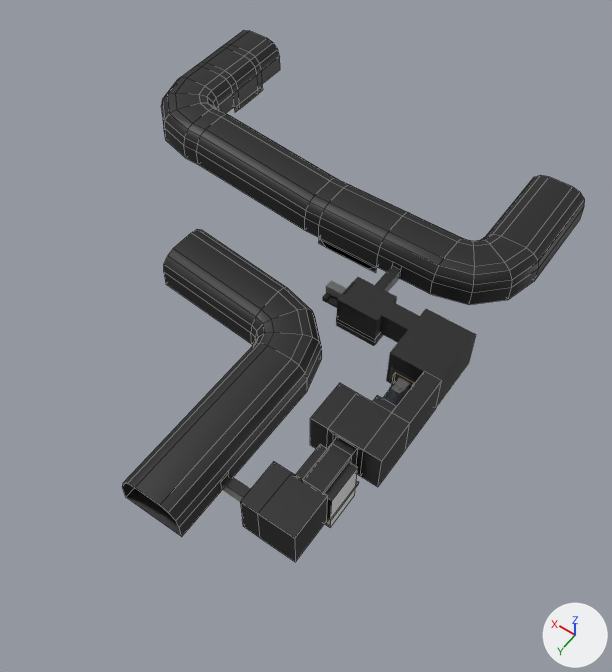
Renders of the Blender file Assets/World/C11L3/raw/C11L3.blend from each side of a commit.
Before and after are seen from a 50 mm camera at (-129.0, 158.6, 137.8) aimed at (-62.6, 65.7, -8.2). The axes (+X, +Y, +Z) are drawn at lower right. The lights are the same throughout. Mesh edges are drawn as thin lines on the coarser meshes.

Script lines for the objects in view, before the commit:
```python
me_plane_005 = bpy.data.meshes.new('Plane.005')
me_plane_005.from_pydata(...)  # 164 vertices, 142 faces; spans x -5.0..17.0, y -10.0..24.0, z -5.0..5.0
me_plane_005.polygons.foreach_set('use_smooth', [True] * 142)
# faces by material slot: [68, 74]
me_plane_005.materials.append(mat_uv_concrete)
me_plane_005.materials.append(mat_uv_metal)  # picture img_tx_metal_png_001
me_plane_014 = bpy.data.meshes.new('Plane.014')
me_plane_014.from_pydata(...)  # 106 vertices, 94 faces; spans x 0.0..43.5, y -14.0..2.0, z -5.5..10.0
me_plane_014.polygons.foreach_set('use_smooth', [True] * 94)
me_plane_014.materials.append(mat_uv_concrete)
me_plane_021 = bpy.data.meshes.new('Plane.021')
me_plane_021.from_pydata(...)  # 66 vertices, 53 faces; spans x -7.0..34.0, y -57.0..0.0, z 0.0..12.1
me_plane_021.polygons.foreach_set('use_smooth', [True] * 53)
me_plane_021.materials.append(mat_uv_concrete)
ob_section3 = bpy.data.objects.new('Section3', me_plane_005)
ob_section3.location = (-71.0, 51.0, -4.0)
ob_section3.rotation_euler = (0.0, 0.0, 1.571)  # degrees (0, 0, 90)
ob_section4 = bpy.data.objects.new('Section4', me_plane_014)
ob_section4.location = (-93.0, 65.2, -9.0)
ob_section4.rotation_euler = (0.0, 0.0, 1.571)  # degrees (0, 0, 90)
ob_section6 = bpy.data.objects.new('Section6', me_plane_021)
ob_section6.location = (-64.0, 117.0, -9.0)
# also in view: 'Section1' at (-45.0, 21.5, 1.0)
```
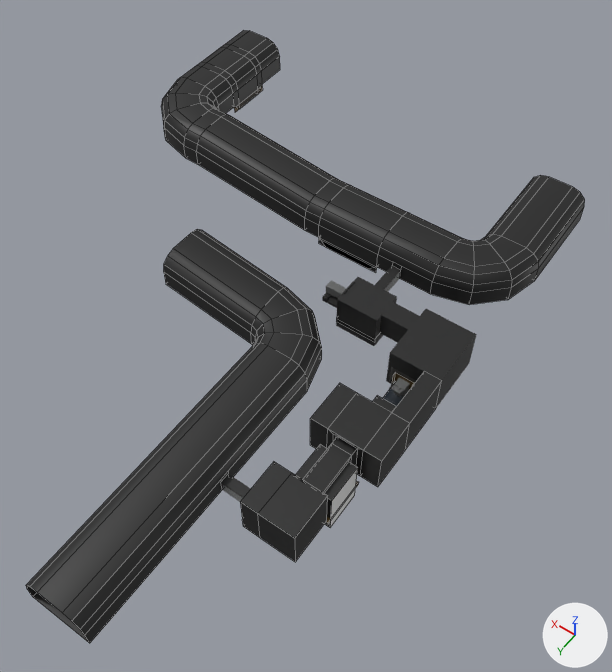
What the commit changed:
me_plane_021 has 66 vertices, 53 faces and spans x -7.0..34.0, y -57.0..0.0, z 0.0..12.1.
me_plane_021 is used by ob_section6; location (-64.0, 117.0, -9.0).
me_plane_021 part 1: all 10 vertices in x -7.0..7.0, y 0.0, z 0.0..8.1 are moved by (0.0, 24.0, 0.0).

Where the change shows, as pixel boxes (x1, y1, x2, y2) in the pictures (612 x 672 px; the box of a moved part takes in the faces that stretch with it):
'Section6', reshaped (48% wider, 34% taller): before (122, 229, 322, 537); after (26, 229, 322, 643)
part 1 of me_plane_021, moved or reshaped: before (122, 423, 184, 537); after (26, 423, 184, 643)
